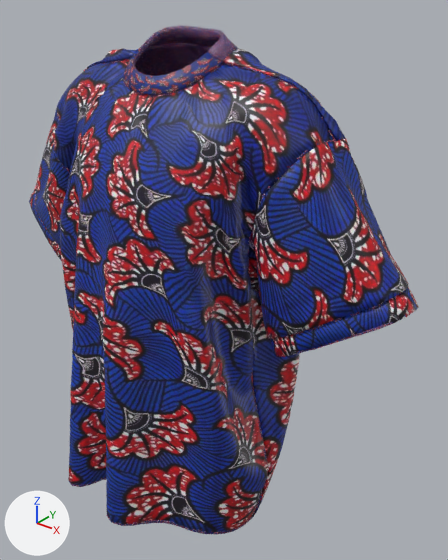
An edit to the glTF model src/Pages/Customize/Configurator/models/MaleClothing/cloak.glb, drawn before and after from the same camera.
Camera for both pictures: a 50 mm lens placed at (0.522, -0.595, 0.365), pointed at (0.038, 0.01, -0.01). Lighting does not change. The marker at lower left points along +X, +Y and +Z. Vertices at the same position are counted once.

Names of what the first picture shows: 'body', 'collar', 'left_hand', 'right_hand', 'right_hand_edge'.
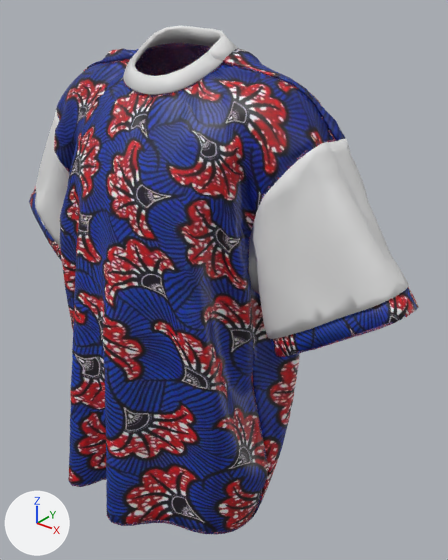
Commit message: male cloak top

Boxes (x1, y1, x2, y2) around the edits, measured in the pictures (448 x 560 px; the box of a moved part takes in the faces that stretch with it):
part 1 of me_camisaeta_002, moved or reshaped (not visible afterwards): before (276, 288, 408, 340)
part 2 of me_camisaeta_002, recoloured: (248, 138, 409, 339) in both
part 3 of me_camisaeta_004, recoloured: (35, 110, 70, 248) in both
part 4 of me_camisaeta_005, added: after (125, 26, 237, 95)
part 5 of me_camisaeta_005, recoloured: (123, 30, 228, 94) in both

The change, as a diff of the scene's bpy script:
```diff
--- a/src/Pages/Customize/Configurator/models/MaleClothing/cloak.glb.py
+++ b/src/Pages/Customize/Configurator/models/MaleClothing/cloak.glb.py
@@ me_camisaeta_002 @@
 # used by ob_right_hand; location = (0.0, 0.0, 0.0)
-me_camisaeta_002.from_pydata(...)  # 2106 vertices, 4138 faces; spans x 0.084..0.317, y -0.067..0.081, z -0.074..0.21
+me_camisaeta_002.from_pydata(...)  # 2002 vertices, 3902 faces; spans x 0.084..0.303, y -0.067..0.081, z -0.058..0.21
+# me_camisaeta_002 part 1: 120 vertices removed from x 0.132..0.303, y -0.058..0.07, z -0.057..0.066; 122 vertices added at x 0.084..0.17, y -0.005..0.076, z -0.058..0.119
+# me_camisaeta_002 part 2: 3691 faces spanning x 0.084..0.303, y -0.067..0.081, z -0.058..0.21 switch from mat_material_003 (picture img_image_0) to no material
@@ me_camisaeta_004 @@
 # used by ob_left_hand; location = (0.0, 0.0, 0.0)
-me_camisaeta_004.from_pydata(...)  # 996 vertices, 1988 faces; spans x -0.324..-0.131, y -0.082..0.081, z -0.043..0.21
+me_camisaeta_004.from_pydata(...)  # 1147 vertices, 2152 faces; spans x -0.325..-0.131, y -0.082..0.081, z -0.045..0.21
+# me_camisaeta_004 part 3: 1988 faces spanning x -0.324..-0.131, y -0.082..0.081, z -0.043..0.21 switch from mat_material_003 (picture img_image_0) to no material
@@ me_camisaeta_005 @@
 # used by ob_collar; location = (0.0, 0.0, 0.0)
-me_camisaeta_005.from_pydata(...)  # 131 vertices, 155 faces; spans x -0.0849..0.0573, y -0.075..0.0401, z 0.2462..0.3129
+me_camisaeta_005.from_pydata(...)  # 480 vertices, 848 faces; spans x -0.0849..0.0573, y -0.075..0.0401, z 0.2438..0.3129
+# me_camisaeta_005 part 4: 349 vertices added at x -0.0839..0.0573, y -0.0744..0.0387, z 0.2438..0.3118
+# me_camisaeta_005 part 5: 66 faces spanning x -0.0849..0.0484, y -0.075..0.0401, z 0.2462..0.3129 switch from mat_material_003 (picture img_image_0) to no material
```
